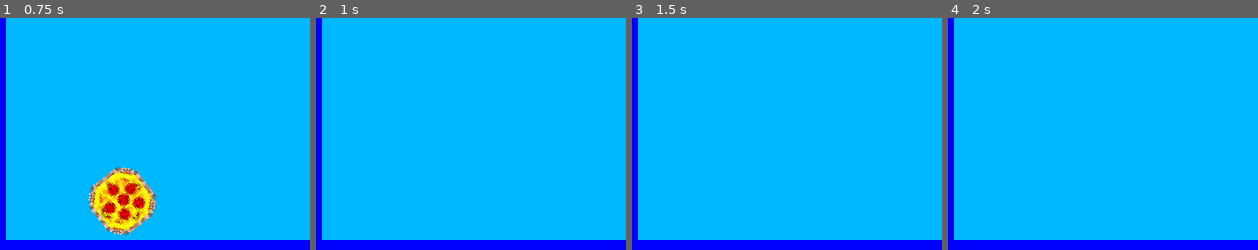
Above: before the commit, frames 1-4 (left to right).
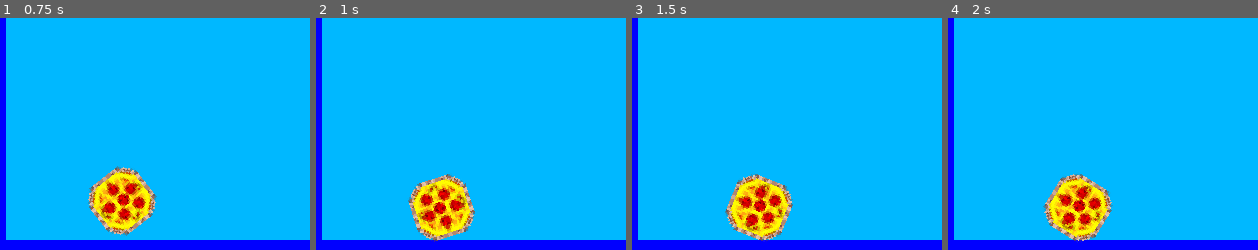
Above: after the commit, the same moments.

Repository: swashdev/minigame-madness
Game: Godot game, scene res://mini/ball_tribute/scenes/ball_tribute.tscn
The game is run twice, just before and just after one commit, with the same random seed, the same clock (stepped at 60 frames per second) and the same inputs. This scene is started directly instead of the project's main scene.
Inputs (mouse positions are % of the whole screen's width and height, from its top left):
- Up to frame 1 (0.75 s): move the mouse to (73, 44) at 0.52 s; hold Right (move_right) from 0.53 s (still down); hold Space (action) from 0.53 s (still down)
- Up to frame 2 (1 s): keep holding Right (move_right); keep holding Space (action); tap Up (move_up) at 0.77 s
- Up to frame 3 (1.5 s): keep holding Right (move_right); move the mouse to (29, 55) at 1.27 s; release Space (action) at 1.28 s; tap Space (action) at 1.35 s
- Up to frame 4 (2 s): keep holding Right (move_right); tap Up (move_up) at 1.52 s
The pictures show only the part of the screen within x 0-50%, y 50-100%; the shares and areas given below are measured in that part.

Frame 1 is identical in both runs. In frame 2, 4.5% of the frame differs, in the area x 29-52%, y 67-97%; in frame 3, 4.5%, in the area x 30-52%, y 67-97%; in frame 4, 4.5%.

Commit message:
[BALL] add collision detection.
The ball will now detect collisions while moving and emit a signal
`collided` with its position if the type of collision is not `null`.

Diff:
--- a/mini/ball_tribute/scripts/player/ball.gd
+++ b/mini/ball_tribute/scripts/player/ball.gd
@@ -1,6 +1,9 @@
 extends KinematicBody2D
 # A script for the player in the Ball Tribute minigame.
 
+
+# A signal to inform the gameloop that the ball's to the wall.
+signal collided( location )
 
 # The ball's acceleration due to gravity per second.
 const GRAVITY: float = 20.0
@@ -40,6 +43,9 @@
 	# Apply gravity.
 	_velocity.y += GRAVITY * delta
 
-	# Update position.
-	position.x += _velocity.x
-	position.y += _velocity.y
+	# Update position and detect collision.
+	var collision = move_and_collide( _velocity )
+
+	# If the ball collides with a wall, signal the gameloop.
+	if typeof( collision ) != null:
+		emit_signal( "collided", position )
